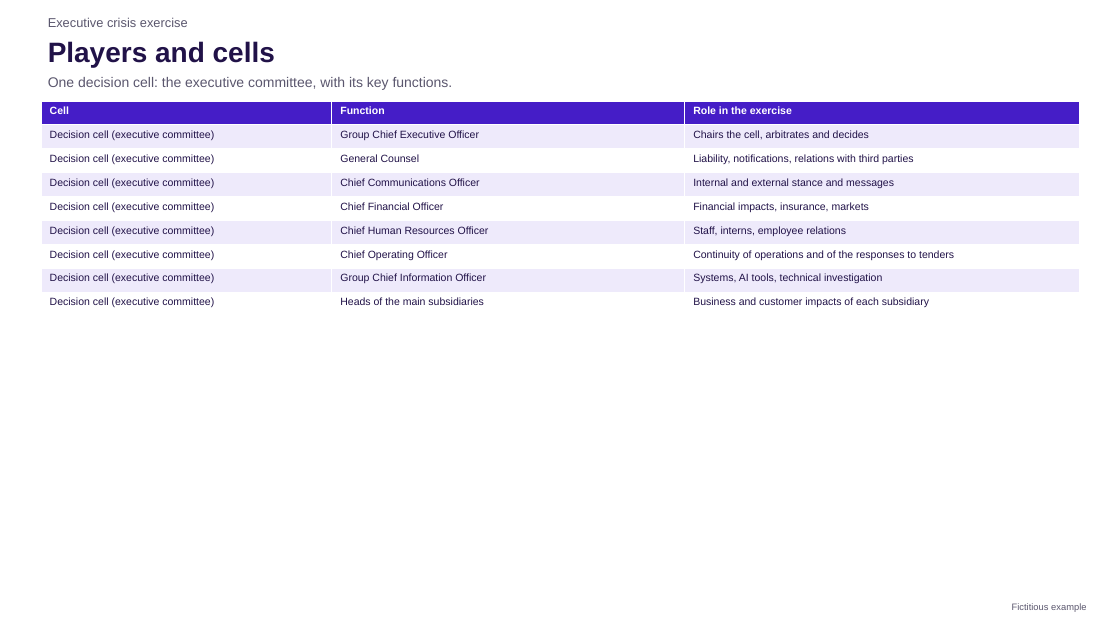
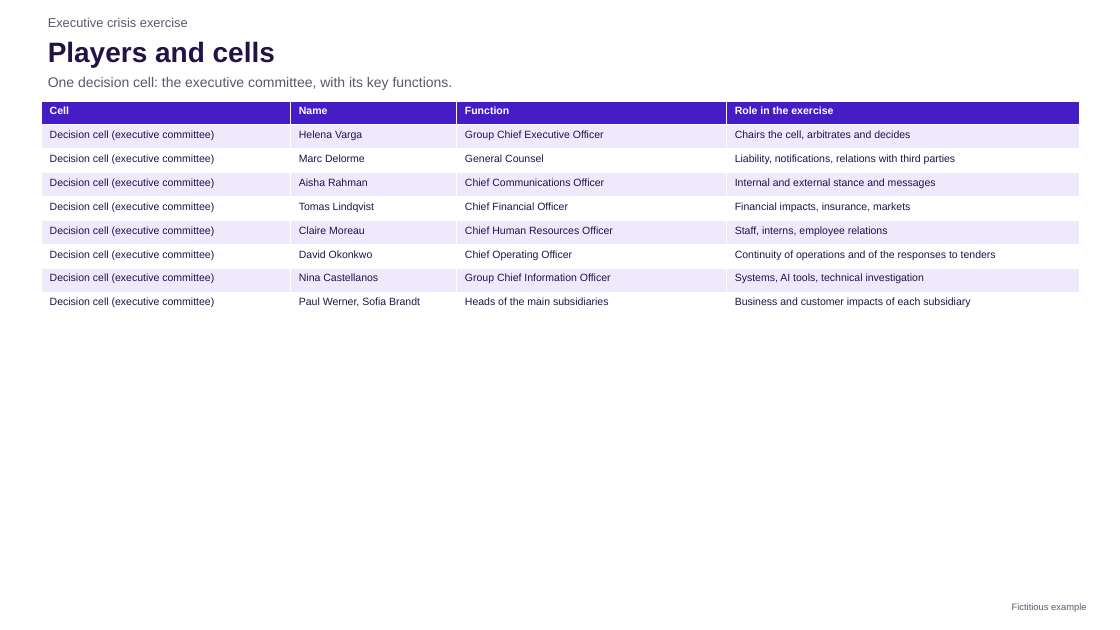
Before and after one commit to gbillois/CrisisMaker, a slide deck: slide 3 of docs/examples/example-crisis-exercise-deck.pptx. Drawn at 1120x630 pixels with LibreOffice and Linux fonts; fonts in the diff are those of the drawing. Boxes give left, top, right and bottom in pixels: in the first picture for what was removed or moved away, otherwise in the second. Text is boxed around its words. In the diff, an @@ line names an element or a change of style, - is before the commit and + after.

```diff
--- a/docs/examples/example-crisis-exercise-deck.pptx
+++ b/docs/examples/example-crisis-exercise-deck.pptx
@@ table at [41, 101, 1080, 316] @@
+column 2: Name | Helena Varga | Marc Delorme | Aisha Rahman | Tomas Lindqvist | Claire Moreau | David Okonkwo | Nina Castellanos | Paul Werner, Sofia Brandt
```
Also in this commit, not shown: 1 other slide changed, 2 other files.
